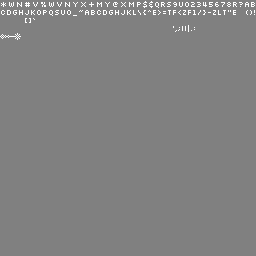
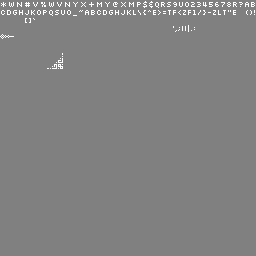
Comparing the layer stacks of the two 256 × 256 images. Changes:
painted on "silkscreen_0.png" over <box>14,33,63,69</box>
